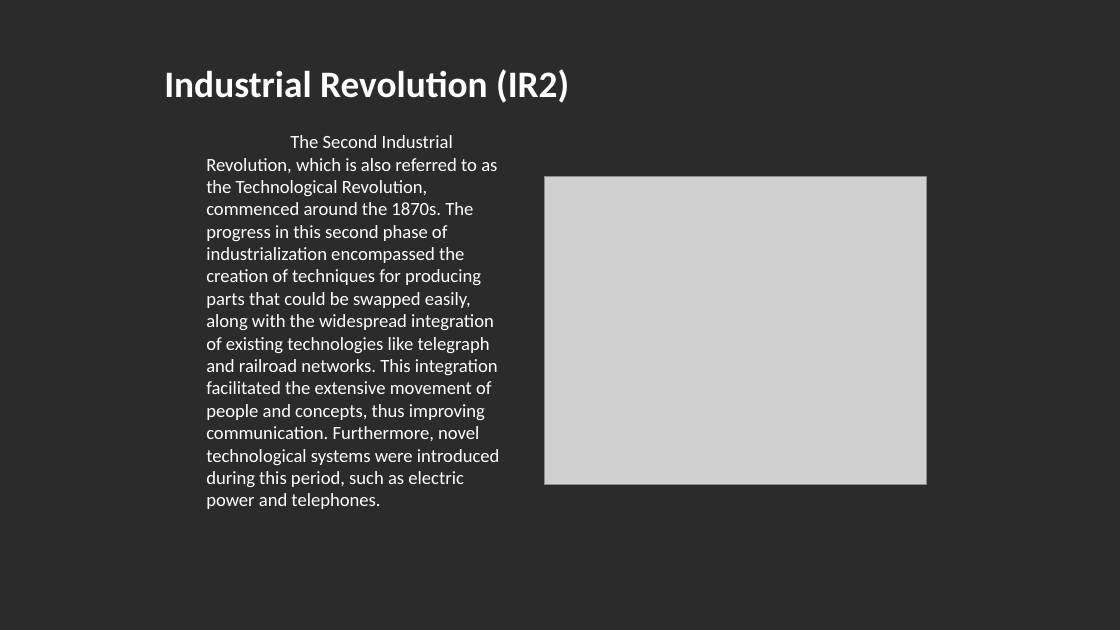
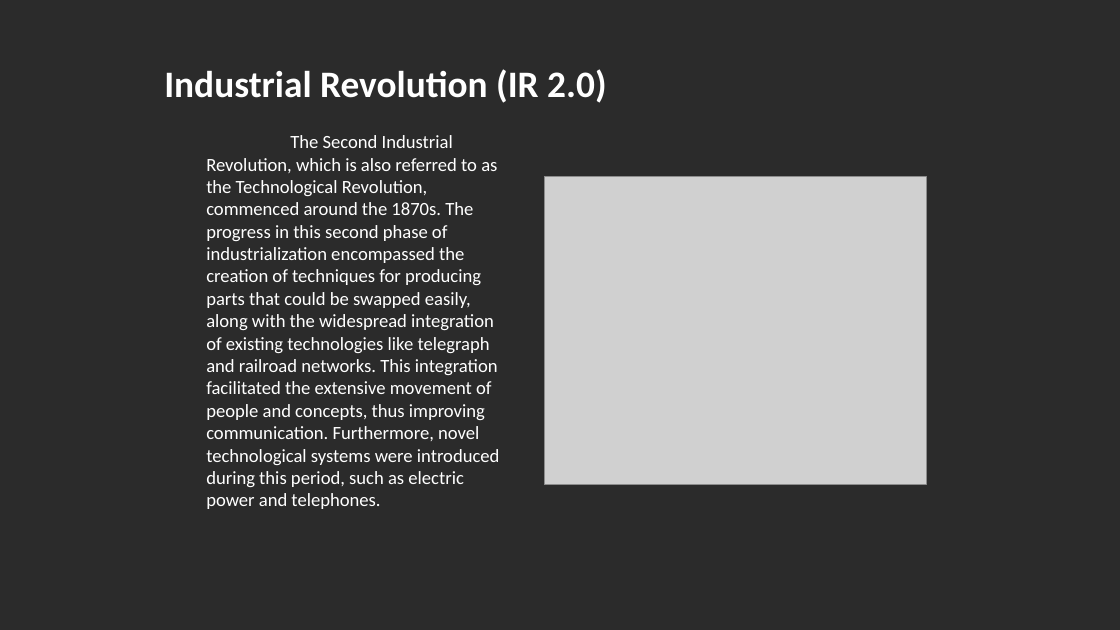
Before and after one commit to villamorkyle/villamorkyle, a slide deck: slide 9 of INTRODUCTION TO EMERGING TECHNOLOGIES.pptx. Drawn at 1120x630 pixels with LibreOffice and Linux fonts; fonts in the diff are those of the drawing; grey boxes stand for pictures; background and template pictures are left out; a plain dark background stands for a picture behind light text. Boxes give left, top, right and bottom in pixels: in the first picture for what was removed or moved away, otherwise in the second. Text is boxed around its words. In the diff, an @@ line names an element or a change of style, - is before the commit and + after.

```diff
--- a/INTRODUCTION TO EMERGING TECHNOLOGIES.pptx
+++ b/INTRODUCTION TO EMERGING TECHNOLOGIES.pptx
@@ title at [164, 69, 606, 103]: text changed @@
-Industrial Revolution (IR2)
+Industrial Revolution (IR 2.0)
```
